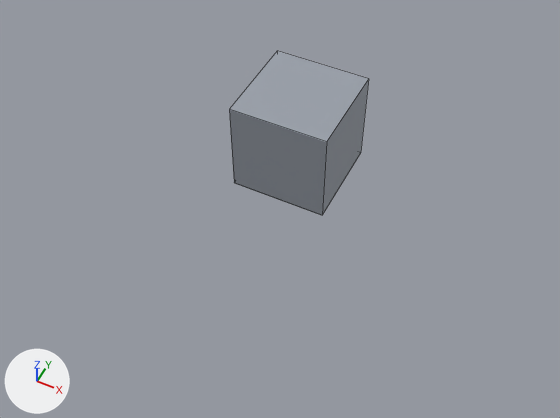
The Blender file Blender/HarnessLiveTest/harnesslivetest.blend, before and after one commit.
The view is the same before and after, from a 50 mm camera at (2.41, -5.26, 5.82) aimed at (0.08, -0.6, -0.01). The axes (+X, +Y, +Z) are drawn at lower left. The lights are the same throughout. The older version comes first. Mesh edges are drawn as thin lines.
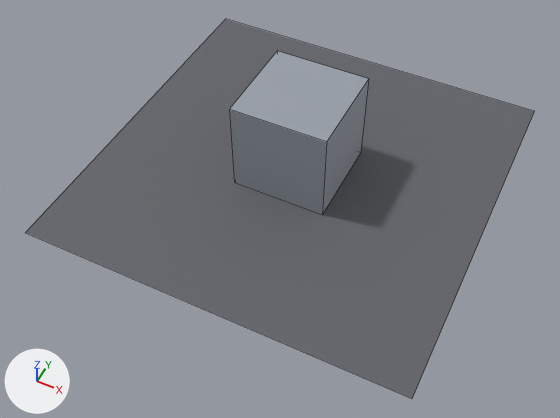
What differs and where, as boxes (x1, y1, x2, y2) in the pictures (560 x 418 px):
'Plane', recoloured, rescaled (not visible before): after (25, 19, 535, 398)

Edits to the bpy script that builds the scene:
```text
Add mat_plane_material_001:
    mat_plane_material_001 = principled_material('Plane_Material.001')
    mat_plane_material_001.base_color = (0.12, 0.125, 0.14)  # dark grey #616369
    mat_plane_material_001.roughness = 0.8
Change me_plane_mesh:
    where me_plane_mesh.from_pydata(...)  # 4 vertices, 1 face; spans x -1.0..1.0, y -1.0..1.0, z 0.0
    remove me_plane_mesh.materials.append(mat_plane_material)  # dark grey #42454d
    add me_plane_mesh.materials.append(mat_plane_material_001)  # dark grey #616369
Change ob_plane:
    ob_plane.scale: (0.5, 0.5, 1.0) -> (2.0, 2.0, 1.0)
```
